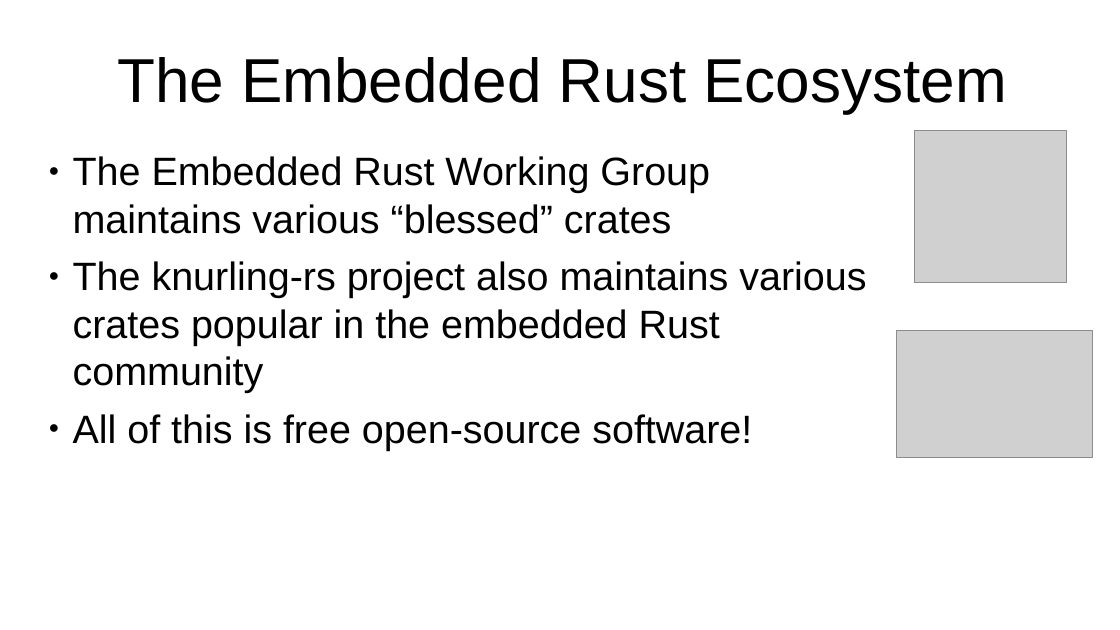
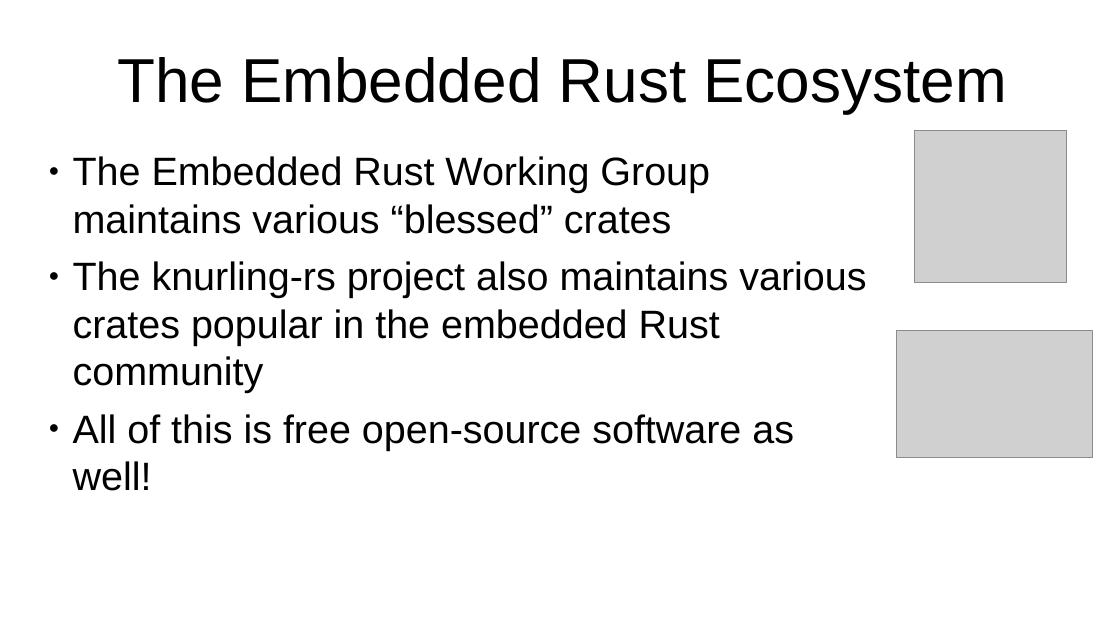
Before and after one commit to us-irs/embedded-rust-workshop, a slide deck: slide 4 of slides/embedded-rust-workshop.odp. Drawn at 1120x630 pixels with LibreOffice and Linux fonts; fonts in the diff are those of the drawing; grey boxes stand for pictures. Boxes give left, top, right and bottom in pixels: in the first picture for what was removed or moved away, otherwise in the second. Text is boxed around its words. In the diff, an @@ line names an element or a change of style, - is before the commit and + after.

```diff
--- a/slides/embedded-rust-workshop.odp
+++ b/slides/embedded-rust-workshop.odp
@@ text at bbox=[73, 414, 794, 491]: text changed @@
-● All of this is free open-source software!
+● All of this is free open-source software as well!
```
Also in this commit, not shown: 3 other slides changed, 1 slide added, 10 other files.
